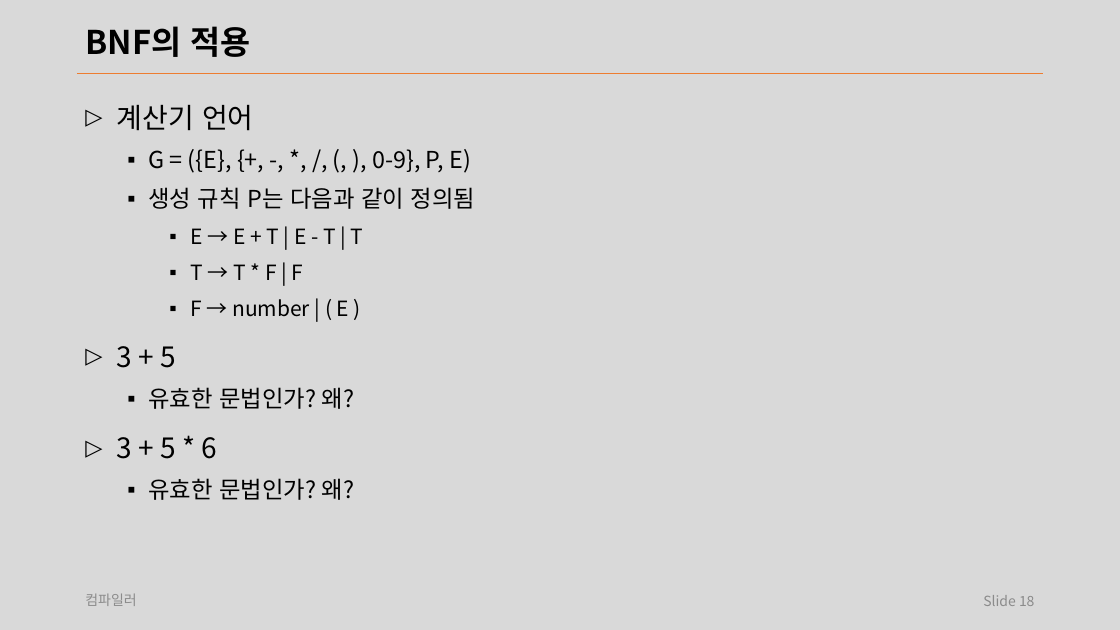
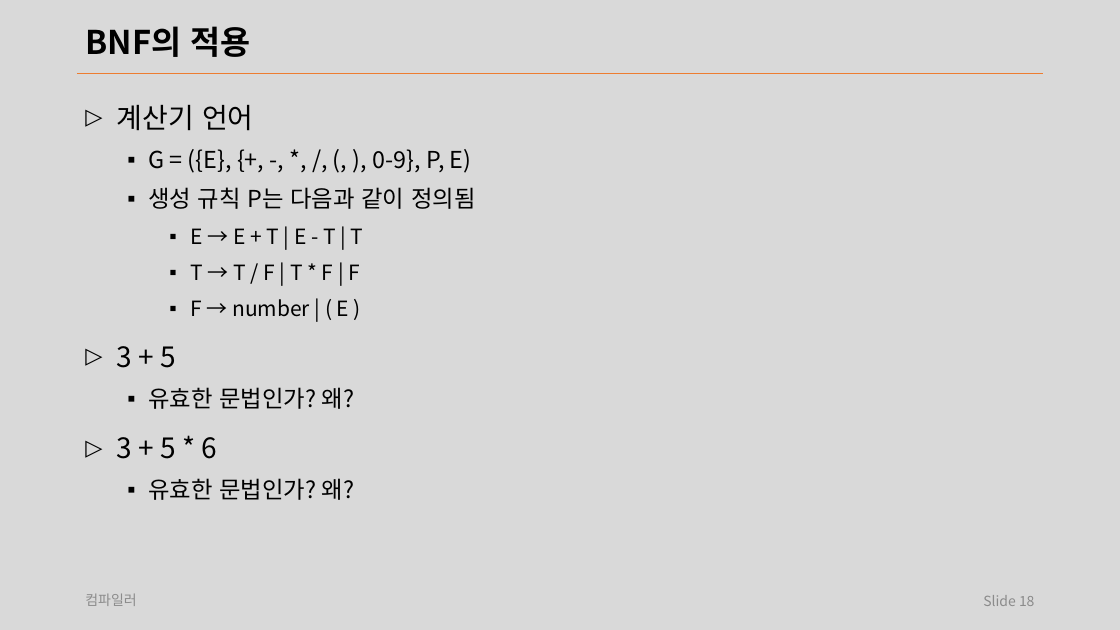
Before and after one commit to laxtools/article, a slide deck: slide 18 of programming/compiler/lecture/note.pptx. Drawn at 1120x630 pixels with LibreOffice and Linux fonts; fonts in the diff are those of the drawing. Boxes give left, top, right and bottom in pixels: in the first picture for what was removed or moved away, otherwise in the second. Text is boxed around its words. In the diff, an @@ line names an element or a change of style, - is before the commit and + after.

```diff
--- a/programming/compiler/lecture/note.pptx
+++ b/programming/compiler/lecture/note.pptx
@@ text at (190, 264, 361, 280): text changed @@
-    ▪ T → T * F | F
+    ▪ T → T / F | T * F | F
```
Also in this commit, not shown: 4 other slides changed.
